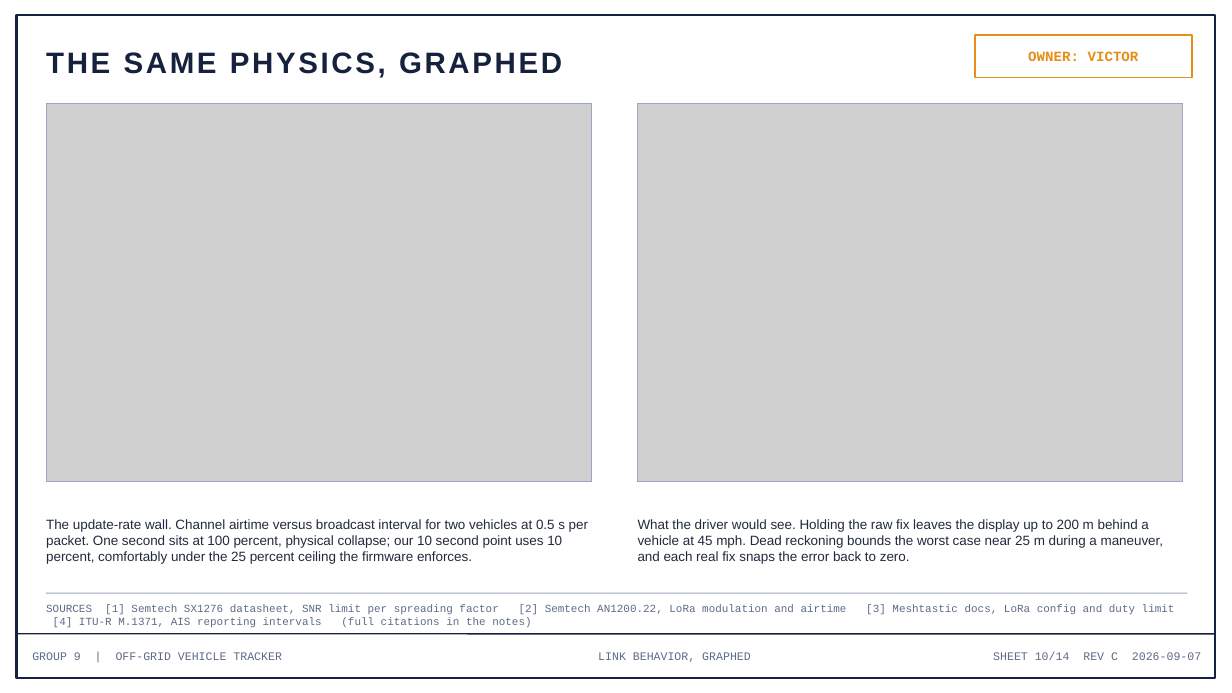
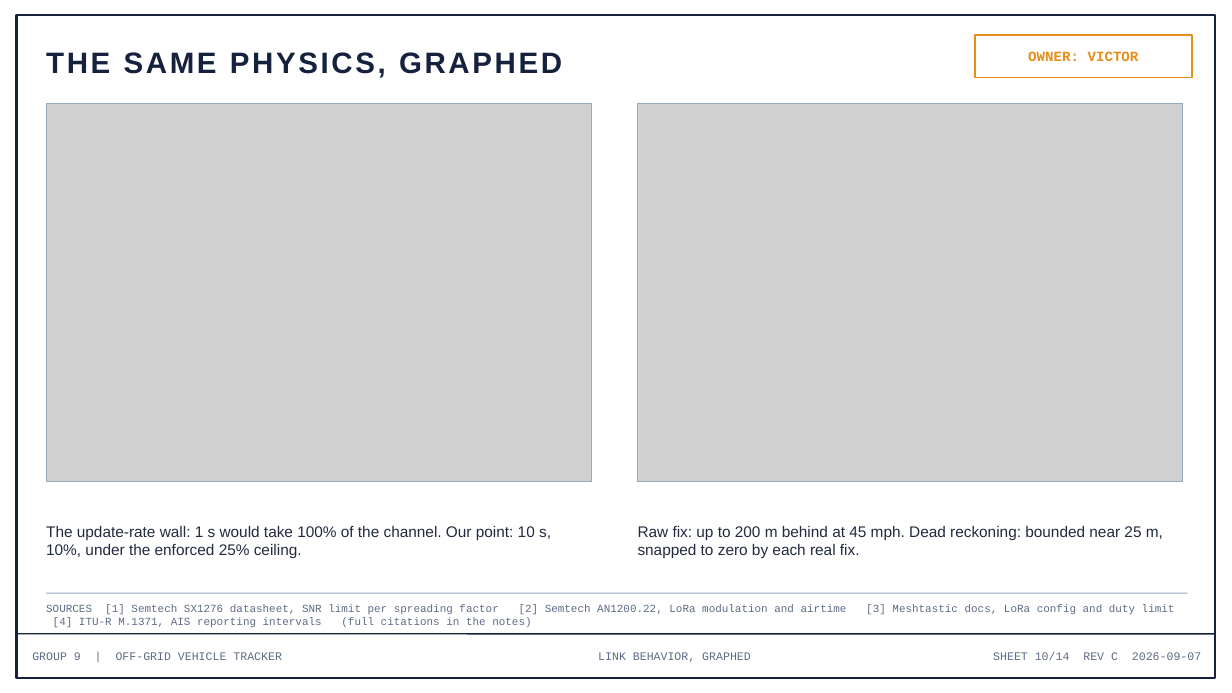
Before and after one commit to deosgracius/offgrid-vehicle-tracker, a slide deck: slide 10 of docs/presentations/Group9_Presentation3_Week3.pptx. Drawn at 1232x693 pixels with LibreOffice and Linux fonts; fonts in the diff are those of the drawing; grey boxes stand for pictures. Boxes give left, top, right and bottom in pixels: in the first picture for what was removed or moved away, otherwise in the second. Text is boxed around its words. In the diff, an @@ line names an element or a change of style, - is before the commit and + after.

```diff
--- a/docs/presentations/Group9_Presentation3_Week3.pptx
+++ b/docs/presentations/Group9_Presentation3_Week3.pptx
@@ text at box(46, 526, 551, 558): text changed; size 10.5 to 12 pt @@
-The update-rate wall. Channel airtime versus broadcast interval for two vehicles at 0.5 s per packet. One second sits at 100 percent, physical collapse; our 10 second point uses 10 percent, comfortably under the 25 percent ceiling the firmware enforces.
+The update-rate wall: 1 s would take 100% of the channel. Our point: 10 s, 10%, under the enforced 25% ceiling.
@@ text at box(638, 526, 1163, 559): text changed; size 10.5 to 12 pt @@
-What the driver would see. Holding the raw fix leaves the display up to 200 m behind a vehicle at 45 mph. Dead reckoning bounds the worst case near 25 m during a maneuver, and each real fix snaps the error back to zero.
+Raw fix: up to 200 m behind at 45 mph. Dead reckoning: bounded near 25 m, snapped to zero by each real fix.
```
Also in this commit, not shown: 11 other slides changed, 1 other file.
